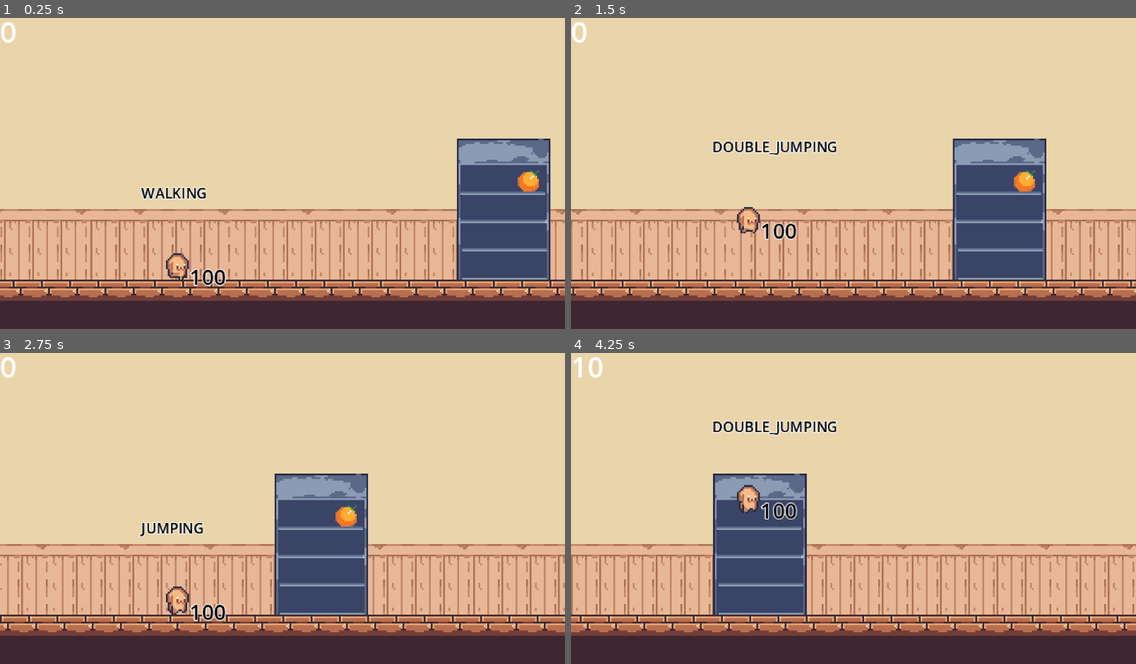
Above: before the commit, frames 1-4 (two rows, left to right).
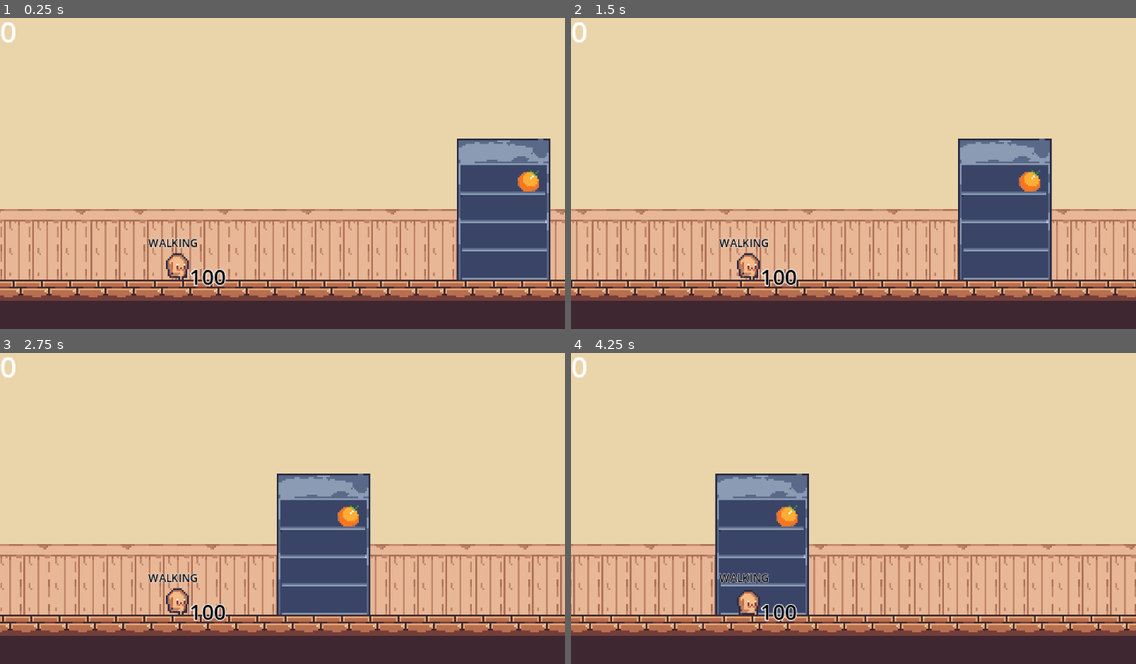
Above: after the commit, the same moments.

Repository: themoeboy/project-memory
Game: Godot game, scene res://src/general/level.tscn
The game is run twice, just before and just after one commit, with the same random seed, the same clock (stepped at 60 frames per second) and the same inputs.
Inputs (mouse positions are in pixels of both pictures, inside the frame that each line leads up to):
- Up to frame 1 (0.25 s): no input
- Up to frame 2 (1.5 s): move the mouse to (977, 154) at 0.52 s; press the mouse at (977, 154) at 0.53 s; hold D (move_right) from 0.53 s (still down); tap Shift (dash) at 0.6 s; tap Space (jump) at 0.77, 1.07 s; move the mouse to (740, 185) at 1.27 s; release the mouse at (740, 185) at 1.28 s; click (740, 185) at 1.35 s
- Up to frame 3 (2.75 s): tap Space (jump) at 1.52, 1.82, 2.3 s; right-click (169, 520) at 1.55 s; move the mouse to (339, 436) at 2.02 s; release D (move_right) at 2.03 s; hold A (move_left) from 2.03 s (still down); right-click (339, 436) at 2.1 s
- Up to frame 4 (4.25 s): move the mouse to (825, 567) at 2.77 s; release A (move_left) at 2.78 s; hold D (move_right) from 2.78 s (still down); tap Space (jump) at 2.85, 3.02, 3.32, 3.77, 4.07 s; tap Shift (dash) at 3.05, 3.6 s; move the mouse to (1023, 552) at 3.52 s; press the mouse at (1023, 552) at 3.53 s

The runs differ from the first frame. In frame 1, 0.5% of the frame differs, in the area x 24-37%, y 54-74%; in frame 2, 10%; in frame 3, 8.8%; in frame 4, 11%, in the area x 0-100%, y 1-90%.

Commit message:
State updates

Diff:
--- a/project.godot
+++ b/project.godot
@@ -66,6 +66,11 @@
 "events": [Object(InputEventMouseButton,"resource_local_to_scene":false,"resource_name":"","device":-1,"window_id":0,"a …(258 unchanged characters)…
 ]
 }
+parry={
+"deadzone": 0.2,
+"events": [Object(InputEventKey,"resource_local_to_scene":false,"resource_name":"","device":-1,"window_id":0,"alt_pressed":false,"shift_pressed":false,"ctrl_pressed":false,"meta_pressed":false,"pressed":false,"keycode":0,"physical_keycode":4194325,"key_label":0,"unicode":0,"location":0,"echo":false,"script":null)
+]
+}
 
 [layer_names]
 
--- a/src/helpers/enums.gd
+++ b/src/helpers/enums.gd
@@ -8,6 +8,7 @@
 	FALLING,
 	DASHING,
 	DOUBLE_JUMPING,
+	PARRYING,
 	WALL_SLIDING,
 	HURTING,
 	THROWING
--- a/src/helpers/util.gd
+++ b/src/helpers/util.gd
@@ -6,13 +6,9 @@
 var polearm_paused_pos
 var onscreen_layer_ref
 var can_dash : bool = false
+var is_parrying : bool = false
 
-
-# Progress
-var money = 0
-
-
-
+# Constants
 const all_items = {
 	"orange": {
 		"name": "orange",
@@ -23,7 +19,16 @@
 		"value": 20
 	}
 }
+
 var all_items_array = all_items.keys()
+
+
+# Progress
+var money = 0
+
+
+
+# Functions
 
 func freeze_frame(timescale: float, duration: float ) -> void:
 	Engine.time_scale = timescale
--- a/src/objects/item.gd
+++ b/src/objects/item.gd
@@ -13,6 +13,7 @@
 			sprite.texture = texture
 		else:
 			print("❌ Could not load item sprite:", path)
+
 func gather():
 	if(Input.is_action_pressed("gather")):
 		UTIL.money = UTIL.money + item_value
--- a/src/objects/projectile.gd
+++ b/src/objects/projectile.gd
@@ -14,3 +14,6 @@
 
 func _on_vision_screen_exited() -> void:
 	queue_free()
+
+func parry():
+	queue_free()
--- a/src/objects/projectile.tscn
+++ b/src/objects/projectile.tscn
@@ -7,11 +7,11 @@
 [sub_resource type="ShaderMaterial" id="ShaderMaterial_cjcwe"]
 shader = ExtResource("2_0ssxv")
 
+[sub_resource type="RectangleShape2D" id="RectangleShape2D_bn7b6"]
+size = Vector2(16.5, 12.5)
+
 [sub_resource type="RectangleShape2D" id="RectangleShape2D_0ssxv"]
 size = Vector2(16, 12.5)
-
-[sub_resource type="RectangleShape2D" id="RectangleShape2D_6lu4g"]
-size = Vector2(16, 12)
 
 [node name="projectile" type="Node2D"]
 position = Vector2(0, 2.38419e-07)
@@ -22,28 +22,26 @@
 material = SubResource("ShaderMaterial_cjcwe")
 texture = ExtResource("3_bn7b6")
 
+[node name="hitbox" type="Area2D" parent="."]
+collision_layer = 8
+collision_mask = 64
+
+[node name="hitbox" type="CollisionShape2D" parent="hitbox"]
+position = Vector2(-0.25, -0.25)
+shape = SubResource("RectangleShape2D_bn7b6")
+debug_color = Color(0.603723, 0.541882, 0, 0.42)
+
 [node name="hurtbox" type="Area2D" parent="."]
-collision_layer = 8
-collision_mask = 96
+collision_layer = 16
+collision_mask = 32
 
 [node name="collision" type="CollisionShape2D" parent="hurtbox"]
 position = Vector2(0, -2.38419e-07)
 shape = SubResource("RectangleShape2D_0ssxv")
-
-[node name="dodgebox" type="Area2D" parent="."]
-collision_layer = 8
-collision_mask = 64
-
-[node name="collision" type="CollisionShape2D" parent="dodgebox"]
-position = Vector2(0, -2.38419e-07)
-shape = SubResource("RectangleShape2D_6lu4g")
-debug_color = Color(0.613875, 0.381492, 0.95523, 0.42)
 
 [node name="vision" type="VisibleOnScreenEnabler2D" parent="."]
 
 [node name="spawn_timer" type="Timer" parent="."]
 
 [connection signal="area_entered" from="hurtbox" to="." method="_on_hitbox_area_entered"]
-[connection signal="area_entered" from="dodgebox" to="." method="_on_retrievebox_area_entered"]
-[connection signal="body_entered" from="dodgebox" to="." method="_on_retrievebox_body_entered"]
 [connection signal="screen_exited" from="vision" to="." method="_on_vision_screen_exited"]
--- a/src/player/player.gd
+++ b/src/player/player.gd
@@ -13,6 +13,7 @@
 @export var DEACCELERATION = 1000.0
 @export var COYOTE_TIME = 0.2
 @export var JUMP_BUFFER_TIME = 0.1
+@export var PARRY_TIME = 0.5
 @export var DASH_TIME = 0.2
 @export var HURT_TIME = 0.5
 @export var THROW_TIME = 0.5
@@ -21,6 +22,8 @@
 
 # Variables
 var current_state = ENUMS.player_state.WALKING
+var previous_state
+var current_gravity = GRAVITY
 var coyote_timer = 0.0
 var jump_buffer_timer = 0.0
 var dash_timer = 0.0
@@ -43,12 +46,14 @@
 @onready var animation = $animation
 @onready var sprite = $sprite
 @onready var gather_area = $gather_area
-
+@onready var parry_timer = $parry_timer
+@onready var parry_area = $parry_area
 
 func _ready():
 	health_component.health_changed.connect(_on_health_changed)
 	health_component.now_dead.connect(_on_death)
 	go_to_state(ENUMS.player_state.WALKING)
+	current_gravity = GRAVITY
 
 func _physics_process(delta):
 	view_items()
@@ -57,7 +62,7 @@
 		coyote_timer = COYOTE_TIME
 		can_double_jump = true
 	else:
-		velocity.y += GRAVITY * delta
+		velocity.y += current_gravity * delta
 		coyote_timer -= delta
 
 	if jump_buffer_timer > 0:
@@ -65,26 +70,20 @@
 
 	# State handling
 	match current_state:
-		ENUMS.player_state.IDLE:
-			handle_idle_state(delta)
 		ENUMS.player_state.WALKING:
 			handle_walking_state(delta)
 		ENUMS.player_state.RUNNING:
 			handle_running_state(delta)
 		ENUMS.player_state.JUMPING:
 			handle_jumping_state(delta)
+		ENUMS.player_state.PARRYING:
+			handle_parrying_state(delta)
+		ENUMS.player_state.DOUBLE_JUMPING:
+			handle_double_jumping_state(delta)
 		ENUMS.player_state.FALLING:
 			handle_falling_state(delta)
-		ENUMS.player_state.DASHING:
-			handle_dashing_state(delta)
-		ENUMS.player_state.DOUBLE_JUMPING:
-			handle_double_jumping_state(delta)
-		ENUMS.player_state.WALL_SLIDING:
-			handle_wall_sliding_state(delta)
 		ENUMS.player_state.HURTING:
 			handle_hurting(delta)
-		ENUMS.player_state.THROWING:
-			handle_throwing_state(delta)
 
 	# Apply velocity
 	move_and_slide()
@@ -120,35 +119,25 @@
 			current_state = ENUMS.player_state.DOUBLE_JUMPING
 		ENUMS.player_state.HURTING:
 			current_state = ENUMS.player_state.HURTING
-
-
-func handle_idle_state(delta):
-	handle_input(delta)
-	if Input.is_action_just_pressed('throw'):
-		current_state = ENUMS.player_state.THROWING
-		shoot_projectile()
-		return
-	if Input.is_action_just_pressed("jump"):
-		jump_buffer_timer = JUMP_BUFFER_TIME
-	if (coyote_timer > 0 or is_on_floor()) and jump_buffer_timer > 0:
-		jump()
-		jump_buffer_timer = 0
-		return
-	if Input.is_action_just_pressed("dash"):
-		dash()
-		return
-	if is_on_floor():
-			if abs(velocity.x) > 0:
-				current_state = ENUMS.player_state.RUNNING
-			else:
-				go_to_state(ENUMS.player_state.IDLE)
+		ENUMS.player_state.PARRYING:
+			animation.play("parry")
+			UTIL.is_parrying = true
+			parry_timer.wait_time = PARRY_TIME
+			parry_timer.start()
+			current_state = ENUMS.player_state.PARRYING
+		ENUMS.player_state.FALLING:
+			animation.play("parry")
+			current_state = ENUMS.player_state.FALLING
 
 
 func handle_walking_state(delta):
+	current_gravity = GRAVITY
 	if Input.is_action_just_pressed('run'):
 		go_to_state(ENUMS.player_state.RUNNING)
 	if Input.is_action_just_pressed('jump'):
 		go_to_state(ENUMS.player_state.JUMPING)
+	if Input.is_action_just_pressed('parry'):
+		go_to_state(ENUMS.player_state.PARRYING)
 	if (velocity.x <= MAX_WALKING_SPEED):
 		velocity.x = move_toward(velocity.x, MAX_WALKING_SPEED, WALKING_ACCELERATION * delta)
 	else:
@@ -156,123 +145,61 @@
 	return
 
 func handle_running_state(delta):
+	current_gravity = GRAVITY
 	velocity.x = move_toward(velocity.x, MAX_SPEED, RUNNING_ACCELERATION * delta)
 	if Input.is_action_just_released('run'):
 		go_to_state(ENUMS.player_state.WALKING)
 	if Input.is_action_just_pressed('jump'):
 		go_to_state(ENUMS.player_state.JUMPING)
+	if Input.is_action_just_pressed('parry'):
+		go_to_state(ENUMS.player_state.PARRYING)
 	return
-
 
 func handle_jumping_state(delta):
 	if Input.is_action_just_pressed("jump") and can_double_jump:
+
+		double_jump()
 		go_to_state(ENUMS.player_state.DOUBLE_JUMPING)
 		return
+	if Input.is_action_just_pressed('parry'):
+		go_to_state(ENUMS.player_state.PARRYING)
 	if is_on_floor():
 		go_to_state(ENUMS.player_state.WALKING)
 		return
+	elif not is_on_floor() and velocity.y > 0 and current_state != ENUMS.player_state.FALLING:
+		go_to_state(ENUMS.player_state.FALLING)
+		return
+
+func handle_falling_state(delta):
+	current_gravity = GRAVITY/3
+	if Input.is_action_just_pressed("jump") and can_double_jump:
+		double_jump()
+		go_to_state(ENUMS.player_state.DOUBLE_JUMPING)
+	if is_on_floor():
+		if abs(velocity.x) > 0:
+			go_to_state(ENUMS.player_state.WALKING)
+
+func handle_double_jumping_state(delta):
+	handle_jumping_state(delta)
+
+func handle_parrying_state(delta):
+	if UTIL.is_parrying:
+		parry_area.monitoring = true
+		parry_items()
+	return
+
+func handle_hurting(delta):
+	hurt_timer -= delta
+	if hurt_timer <= 0:
+		go_to_state(ENUMS.player_state.WALKING)
 
 func jump():
 	velocity.y = JUMP_FORCE
 
-func handle_double_jumping_state(delta):
-	handle_jumping_state(delta)
-
 func double_jump():
+	current_gravity = GRAVITY
 	velocity.y = JUMP_FORCE
 	can_double_jump = false
-
-func handle_hurting(delta):
-	handle_input(delta)
-	hurt_timer -= delta
-	if hurt_timer <= 0:
-		current_state = ENUMS.player_state.WALKING
-
-
-func handle_throwing_state(delta):
-	velocity.x = 0
-	throw_timer -= delta
-	if throw_timer <= 0:
-		current_state = ENUMS.player_state.IDLE
-
-
-func handle_falling_state(delta):
-	handle_input(delta)
-	if Input.is_action_just_pressed("dash"):
-		dash()
-	if Input.is_action_just_pressed("jump") and can_double_jump:
-		double_jump()
-	if is_on_floor():
-		if abs(velocity.x) > 0:
-			current_state = ENUMS.player_state.RUNNING
-		else:
-			current_state = ENUMS.player_state.IDLE
-
-func handle_dashing_state(delta):
-	dash_timer -= delta
-	hurtbox_area.monitoring = false  # Be immune to damage on dash
-	set_collision_layer_value(1, false)
-	set_collision_mask_value(2, false)
-
-	var polearm_pos = UTIL.polearm_paused_pos if UTIL.polearm_paused_pos != null else UTIL.polearm_pos
-
-	if dash_timer <= 0 or global_position.distance_to(polearm_pos) < 1:
-		hurtbox_area.monitoring = true  # Be immune to damage on dash
-		dash_attack_area.monitoring = false  # Disable attack after dash ends
-		current_state = ENUMS.player_state.IDLE
-		set_collision_layer_value(1, true)
-		set_collision_mask_value(2 , true)
-		velocity = Vector2.ZERO
-		global_position = polearm_pos
-
-
-
-func handle_wall_sliding_state(delta):
-	velocity.y = min(velocity.y, WALL_SLIDE_SPEED)
-	if Input.is_action_just_pressed("jump"):
-		double_jump()
-
-func handle_input(delta):
-	input_direction = 0
-	if Input.is_action_pressed("move_left"):
-		input_direction -= 1
-	if Input.is_action_pressed("move_right"):
-		input_direction += 1
-
-	# If input direction is opposite to movement, stop immediately
-	if input_direction != 0 and sign(velocity.x) != input_direction and velocity.x != 0:
-		velocity.x = 0
-	# Otherwise apply normal acceleration/deceleration
-	elif input_direction != 0:
-		velocity.x = move_toward(velocity.x, input_direction * MAX_SPEED, RUNNING_ACCELERATION * delta)
-	else:
-		velocity.x = move_toward(velocity.x, 0, DEACCELERATION * delta)
-
-	# Apply gravity
-
-
-
-
-func dash():
-	if(UTIL.can_dash):
-		var to_polearm_vec = Vector2(0,0)
-
-		if UTIL.polearm_paused_pos:
-			to_polearm_vec = UTIL.polearm_paused_pos - global_position
-		else:
-			to_polearm_vec = UTIL.polearm_pos - global_position
-		var distance = to_polearm_vec.length()
-		var direction = to_polearm_vec.normalized()
-
-		current_state = ENUMS.player_state.DASHING
-		dash_attack_area.monitoring = true
-
-		if polearm_instance:
-			polearm_instance.queue_free()
-
-		velocity = direction * DASH_SPEED
-		dash_timer = distance / DASH_SPEED  # Duration needed
-		UTIL.can_dash = false
 
 func handle_direction():
 	if input_direction != 0 and input_direction != last_direction:
@@ -302,24 +229,21 @@
 		UTIL.freeze_frame(0.2, HURT_TIME)
 		health_component.take_damage(amount)
 
-
-func shoot_projectile():
-	throw_timer = THROW_TIME
-	polearm_instance = polearm.instantiate()
-	polearm_instance.damage = POLEARM_THROW_DAMAGE
-	get_tree().current_scene.add_child(polearm_instance)
-
-	polearm_instance.global_position = global_position
-
-	var mouse_pos = get_global_mouse_position()
-	polearm_instance.direction = (mouse_pos - global_position).normalized()
-
-
-func _on_gather_area_area_entered(area: Area2D) -> void:
-	if area.has_method("gather"):
-		area.gather()
-
 func view_items():
 	for gatherable in gather_area.get_overlapping_areas():
 			if gatherable.has_method('gather') and  Input.is_action_just_pressed("gather"):
 					gatherable.gather()
+func parry_items():
+	for parryable in parry_area.get_overlapping_areas():
+			if parryable.has_method('parry') and  Input.is_action_just_pressed("parry"):
+				parryable.parry()
+
+func _on_parry_timer_timeout() -> void:
+	UTIL.is_parrying = false
+	parry_area.monitoring = false
+	if is_on_floor():
+		if abs(velocity.x) > MAX_WALKING_SPEED:
+			go_to_state(ENUMS.player_state.RUNNING)
+		else:
+			go_to_state(ENUMS.player_state.WALKING)
+	pass # Replace with function body.
--- a/src/player/player.tscn
+++ b/src/player/player.tscn
@@ -1,11 +1,11 @@
-[gd_scene load_steps=18 format=3 uid="uid://l85yqf8v2y5"]
+[gd_scene load_steps=21 format=3 uid="uid://l85yqf8v2y5"]
 
 [ext_resource type="Script" uid="uid://beguc8jpyxdxe" path="res://src/player/player.gd" id="1_s5dbj"]
 [ext_resource type="Shader" uid="uid://bmpheaqyydsok" path="res://src/shaders/smooth_pixel.gdshader" id="2_o822w"]
 [ext_resource type="Script" uid="uid://cd8dp7mscgy0y" path="res://src/helpers/attack.gd" id="3_mf2ua"]
 [ext_resource type="Texture2D" uid="uid://1sgawi2r6857" path="res://assets/player/dog-Sheet.png" id="3_x42xx"]
 [ext_resource type="PackedScene" uid="uid://dne4rabaer156" path="res://src/helpers/health.tscn" id="4_244u8"]
-[ext_resource type="Script" uid="uid://b8l7epw8fyidg" path="res://src/player/hitbox.gd" id="5_5f2sf"]
+[ext_resource type="Script" uid="uid://b8l7epw8fyidg" path="res://src/player/hurtbox.gd" id="5_5f2sf"]
 [ext_resource type="Script" uid="uid://buk6lsoqwwf6r" path="res://src/player/test.gd" id="6_jiejy"]
 
 [sub_resource type="Animation" id="Animation_x42xx"]
@@ -40,6 +40,22 @@
 "values": [0, 1, 2, 3]
 }
 
+[sub_resource type="Animation" id="Animation_8ydov"]
+resource_name = "parry"
+loop_mode = 1
+tracks/0/type = "value"
+tracks/0/imported = false
+tracks/0/enabled = true
+tracks/0/path = NodePath("sprite:frame")
+tracks/0/interp = 1
+tracks/0/loop_wrap = true
+tracks/0/keys = {
+"times": PackedFloat32Array(0),
+"transitions": PackedFloat32Array(1),
+"update": 1,
+"values": [12]
+}
+
 [sub_resource type="Animation" id="Animation_l271a"]
 resource_name = "walk"
 length = 1.5
@@ -61,6 +77,7 @@
 _data = {
 &"RESET": SubResource("Animation_x42xx"),
 &"idle": SubResource("Animation_o822w"),
+&"parry": SubResource("Animation_8ydov"),
 &"walk": SubResource("Animation_l271a")
 }
 
@@ -77,9 +94,15 @@
 size = Vector2(16.3125, 20.25)
 
 [sub_resource type="LabelSettings" id="LabelSettings_jiejy"]
+font_size = 6
+font_color = Color(0, 0, 0, 1)
+outline_size = 1
+
+[sub_resource type="LabelSettings" id="LabelSettings_o822w"]
 font_size = 8
-font_color = Color(0, 0, 0, 1)
-outline_size = 2
+
+[sub_resource type="CircleShape2D" id="CircleShape2D_x42xx"]
+radius = 11.0
 
 [sub_resource type="CircleShape2D" id="CircleShape2D_o822w"]
 radius = 21.0
@@ -108,7 +131,7 @@
 position = Vector2(-17, -23)
 texture = ExtResource("3_x42xx")
 centered = false
-hframes = 12
+hframes = 13
 
 [node name="camera" type="Camera2D" parent="."]
 offset = Vector2(60, -30)
@@ -140,13 +163,36 @@
 shape = SubResource("RectangleShape2D_5f2sf")
 debug_color = Color(0.604464, 0.366649, 0.99886, 0.42)
 
-[node name="player_state_label" type="Label" parent="."]
-offset_left = -20.0
-offset_top = -46.0
-offset_right = 20.0
-offset_bottom = -23.0
+[node name="test_labels" type="Control" parent="."]
+layout_mode = 3
+anchors_preset = 0
+offset_right = 40.0
+offset_bottom = 40.0
+script = ExtResource("6_jiejy")
+
+[node name="player_state_label" type="Label" parent="test_labels"]
+offset_left = -16.0
+offset_top = -16.0
+offset_right = 24.0
+offset_bottom = 7.0
 label_settings = SubResource("LabelSettings_jiejy")
-script = ExtResource("6_jiejy")
+
+[node name="velocity_label" type="Label" parent="test_labels"]
+visible = false
+offset_left = -46.0
+offset_top = -35.0
+offset_right = -26.0
+offset_bottom = -12.0
+label_settings = SubResource("LabelSettings_o822w")
+
+[node name="parry_area" type="Area2D" parent="."]
+collision_layer = 32
+collision_mask = 16
+monitoring = false
+
+[node name="parry_area" type="CollisionShape2D" parent="parry_area"]
+shape = SubResource("CircleShape2D_x42xx")
+debug_color = Color(0.703843, 0.476262, 0.322455, 0.42)
 
 [node name="gather_area" type="Area2D" parent="."]
 collision_layer = 512
@@ -156,6 +202,10 @@
 position = Vector2(1, 0)
 shape = SubResource("CircleShape2D_o822w")
 
+[node name="parry_timer" type="Timer" parent="."]
+one_shot = true
+
 [connection signal="area_entered" from="dash_attack" to="dash_attack" method="_on_area_entered"]
 [connection signal="area_entered" from="hurtbox" to="hurtbox" method="_on_area_entered"]
 [connection signal="area_entered" from="gather_area" to="." method="_on_gather_area_area_entered"]
+[connection signal="timeout" from="parry_timer" to="." method="_on_parry_timer_timeout"]
--- a/src/player/test.gd
+++ b/src/player/test.gd
@@ -1,4 +1,8 @@
-extends Label
+extends Control
+
+@onready var player_state_label = $player_state_label
+@onready var velocity_label = $velocity_label
 
 func _physics_process(delta):
-	text = ENUMS.player_state.keys()[get_parent().current_state]
+	player_state_label.text = ENUMS.player_state.keys()[get_parent().current_state]
+	velocity_label.text = str(UTIL.player_ref.velocity)
Binary file changed: assets/player/dog-Sheet.png
Binary file changed: assets/player/dog.aseprite
Renamed: src/player/hitbox.gd -> src/player/hurtbox.gd
Renamed: src/player/hitbox.gd.uid -> src/player/hurtbox.gd.uid
